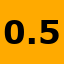
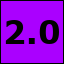
Two versions of the same layered image (w=64, h=64). Layer-by-layer changes:
added layer "outline" above "2.0" over [0, 0, 64, 64]
showed "2.0" over [5, 20, 59, 44]
showed "Layer #2" over [0, 0, 64, 64]
hid "0.5" over [4, 20, 59, 44]
hid "Layer" over [0, 0, 64, 64]
